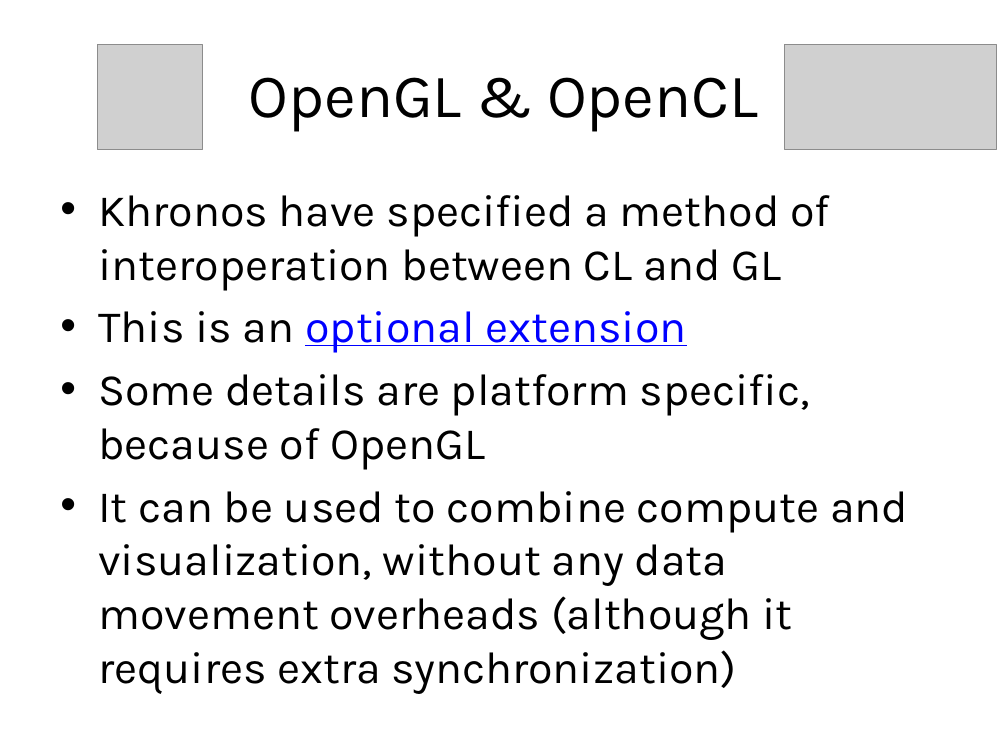
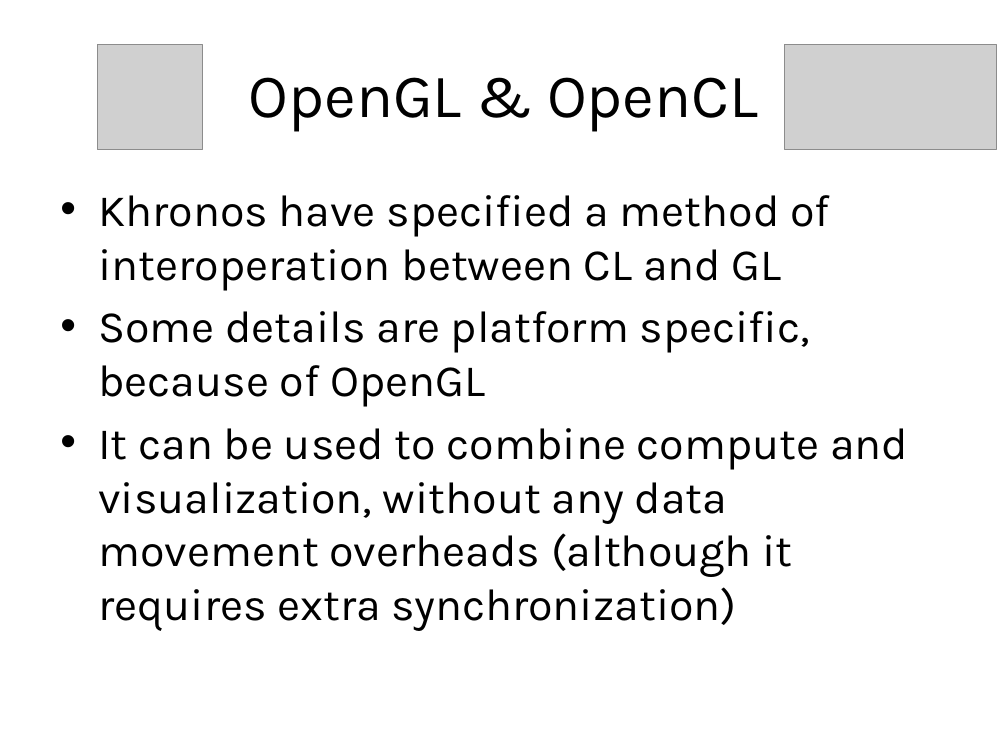
Before and after one commit to UoB-HPC/opencl-training-code, a slide deck: slide 124 of slides/intro_to_OpenCL_Feb_2015_part2.pptx (slide 126 before the commit). Drawn at 1008x756 pixels with LibreOffice and Linux fonts; fonts in the diff are those of the drawing; grey boxes stand for pictures. Boxes give left, top, right and bottom in pixels: in the first picture for what was removed or moved away, otherwise in the second. Text is boxed around its words. In the diff, an @@ line names an element or a change of style, - is before the commit and + after.

```diff
--- a/slides/intro_to_OpenCL_Feb_2015_part2.pptx
+++ b/slides/intro_to_OpenCL_Feb_2015_part2.pptx
@@ text at [98,311,687,353]: paragraph removed @@
-• This is an optional extension
```
Also in this commit, not shown: 9 other slides changed, 2 slides removed, 2 other files.
